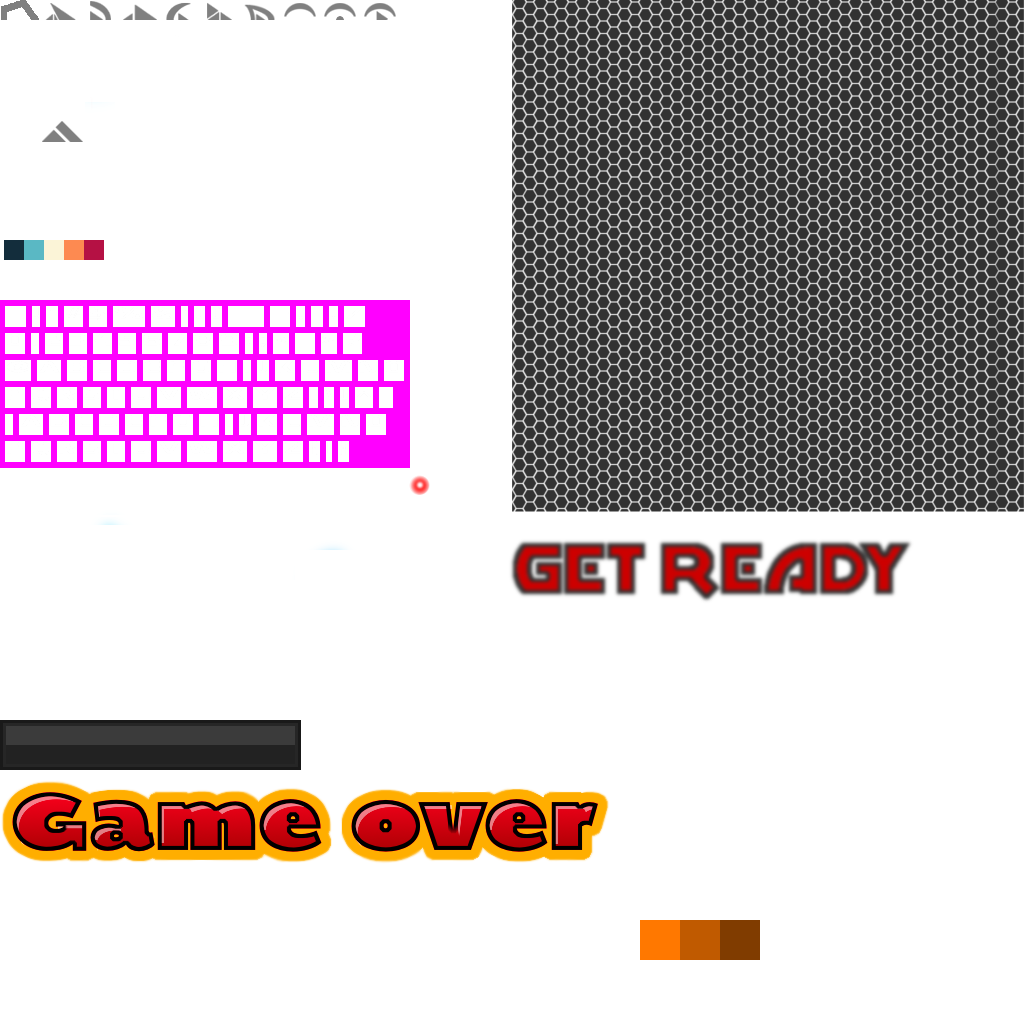
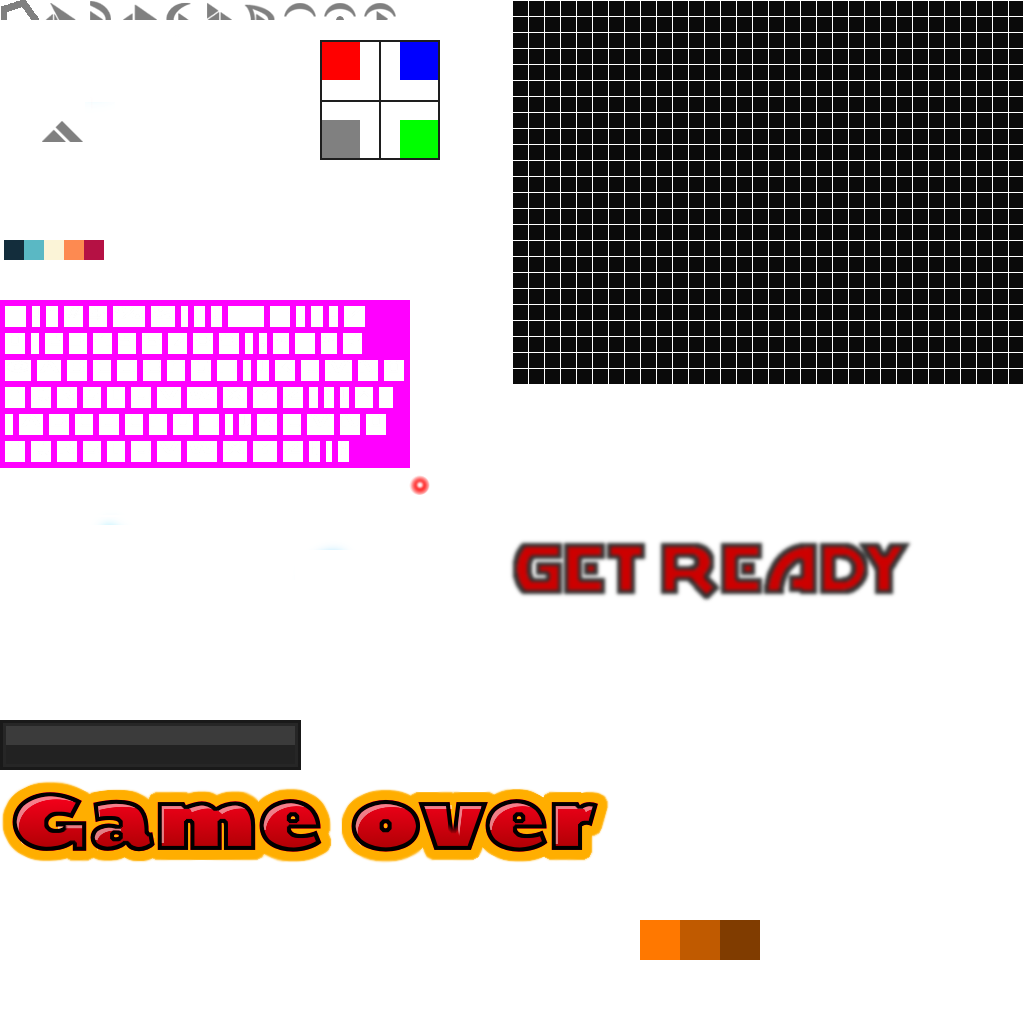
Before/after of a 1024x1024 layered artwork. What changed in the layer stack:
painted on "Ebene" over [320, 40, 440, 160]
added layer "Ebene #5" above "Ebene #19" over [513, 1, 1023, 384]
painted on "Ebene #19" over [512, 0, 1024, 512]
